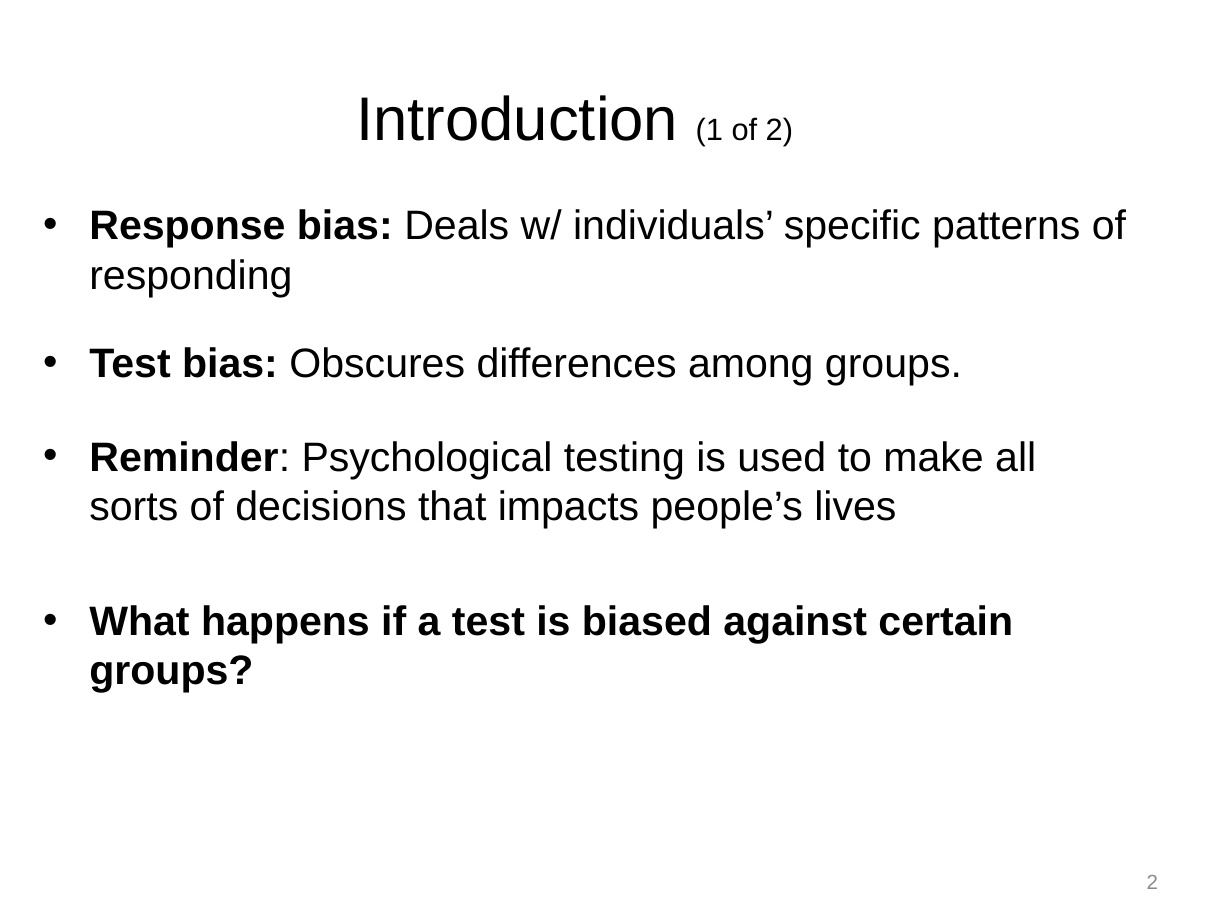
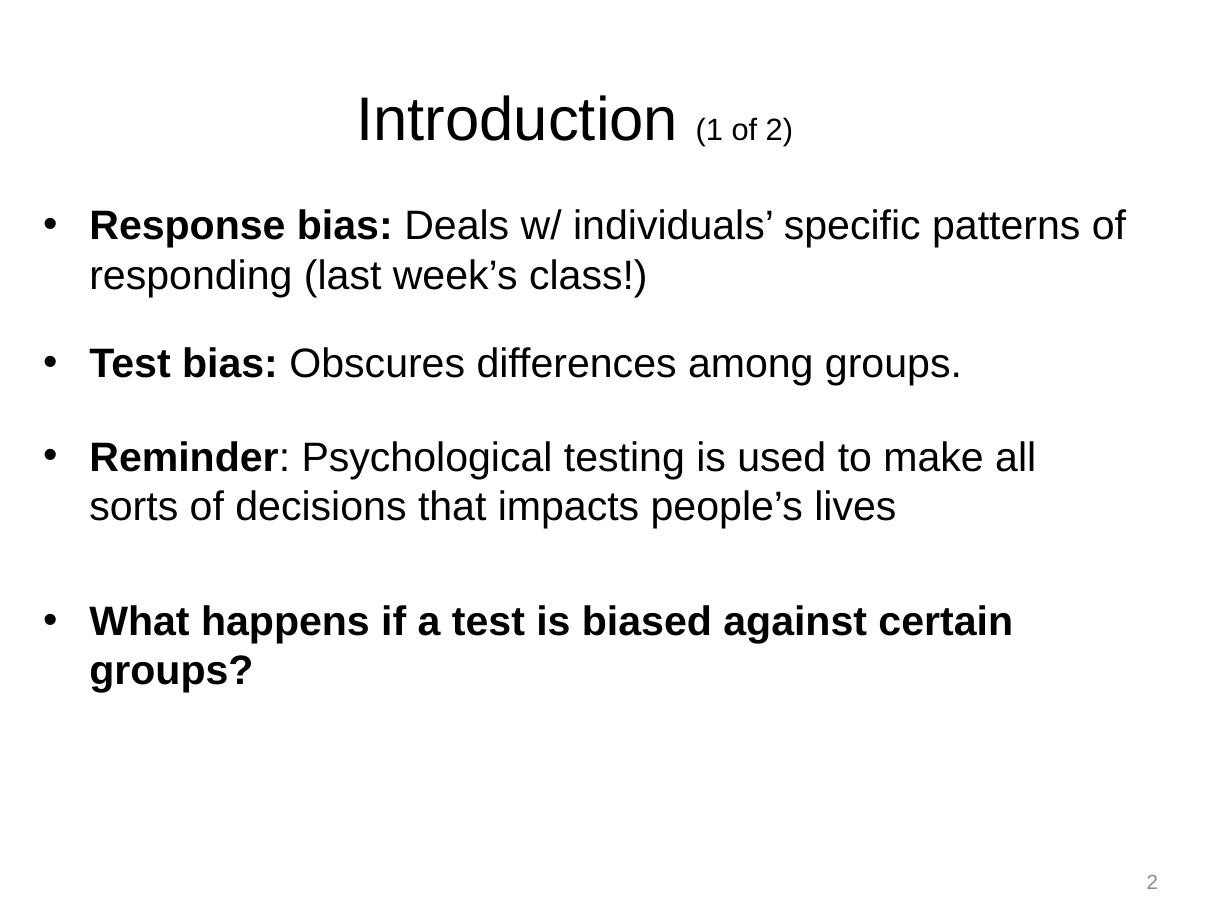
Before and after one commit to npm27/Teaching-Materials, a slide deck: slide 2 of Tests and Eval/Slides/10 Chapter 11.pptx. Drawn at 1232x924 pixels with LibreOffice and Linux fonts; fonts in the diff are those of the drawing. Boxes give left, top, right and bottom in pixels: in the first picture for what was removed or moved away, otherwise in the second. Text is boxed around its words. In the diff, an @@ line names an element or a change of style, - is before the commit and + after.

```diff
--- a/Tests and Eval/Slides/10 Chapter 11.pptx
+++ b/Tests and Eval/Slides/10 Chapter 11.pptx
@@ text at <box>89,209,1126,297</box>: text changed @@
-• Response bias: Deals w/ individuals’ specific patterns of responding
+• Response bias: Deals w/ individuals’ specific patterns of responding (last week’s class!)
```
Also in this commit, not shown: 6 other slides changed, 2 other files.
